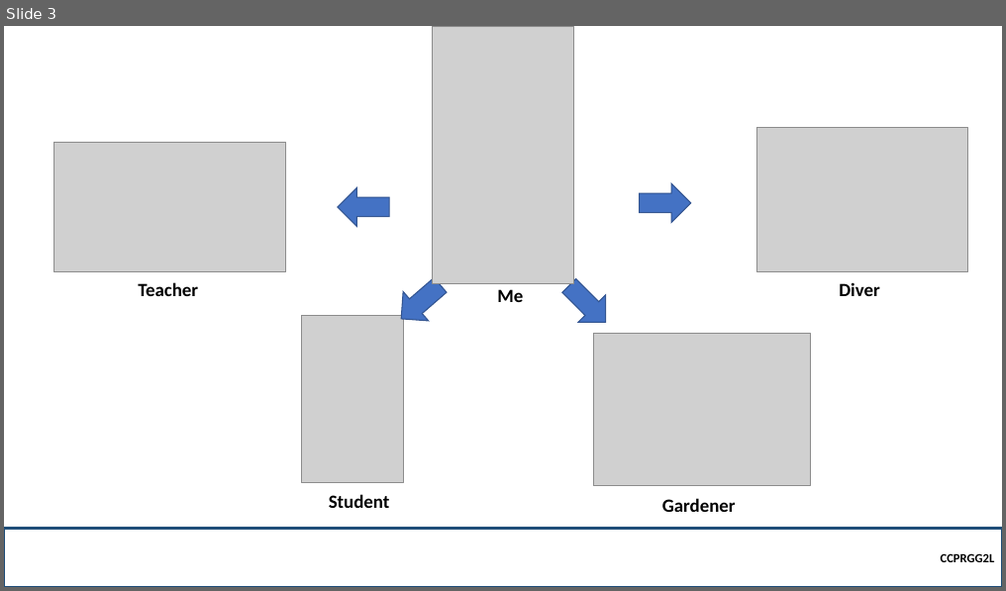
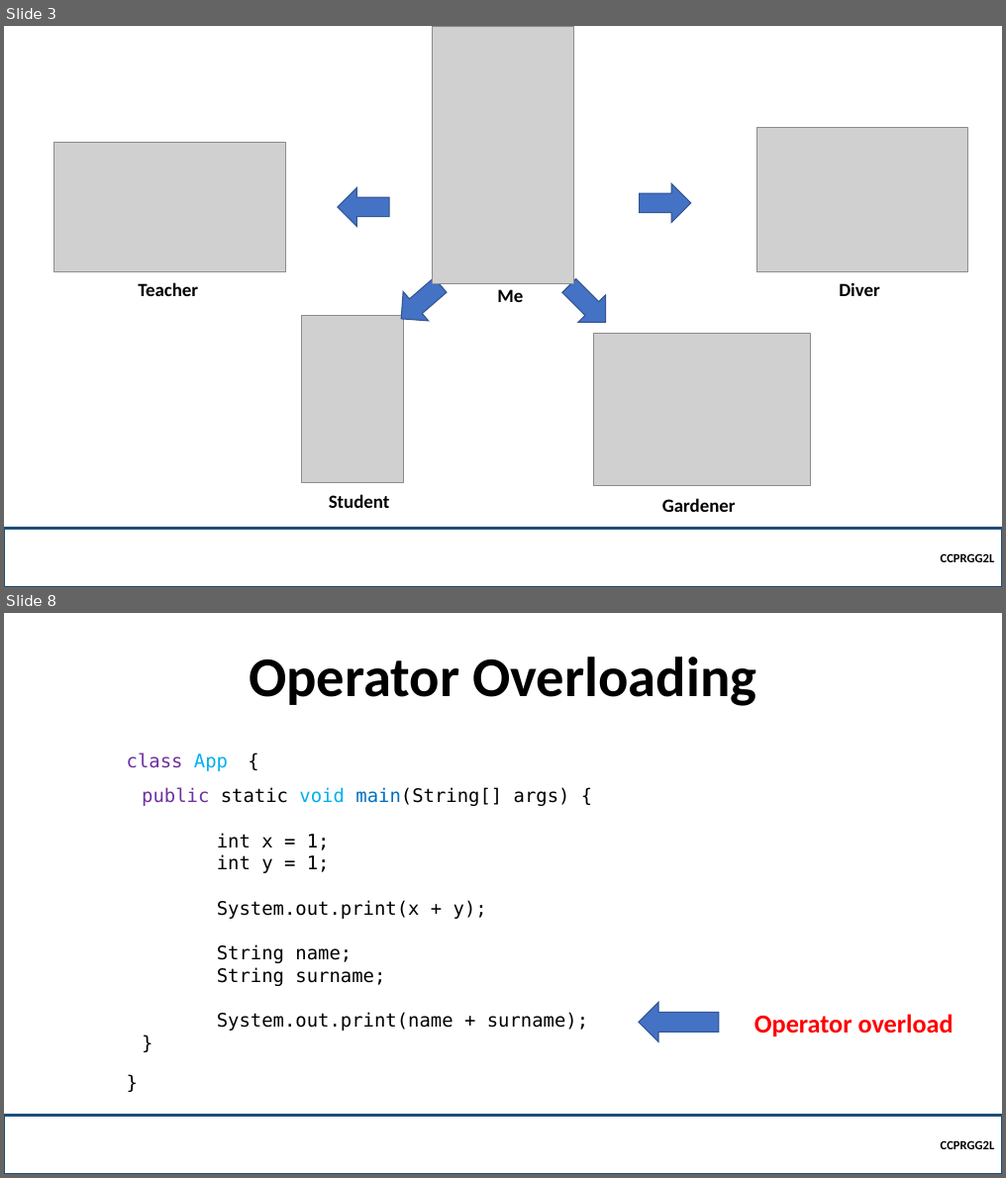
Before and after one commit to robitussin/CCPRGG2L, a slide deck: week_7-8/Polymorphism.pptx. Shown one above the other, each under a label of ours: slide 3 before the commit, slides 3 and 8 after it; the slides between them are not shown. The pictures are 1006x591 and 1006x1178 pixels, drawn with LibreOffice and Linux fonts; fonts in the diff are those of the drawing; grey boxes stand for pictures; background and template pictures are left out. Boxes give left, top, right and bottom in pixels: in the first picture for what was removed or moved away, otherwise in the second. Text is boxed around its words. In the diff, an @@ line names an element or a change of style, - is before the commit and + after.

```diff
--- a/week_7-8/Polymorphism.pptx
+++ b/week_7-8/Polymorphism.pptx
@@ slide 8 added at (4,613,1002,1174), background picture (left out) @@
@@ title added at (249,657,756,706), 54 pt, text #000000, bold @@
+Operator Overloading
@@ text added at (127,753,228,771), 18 pt, text #7030A0 @@
+class App
@@ text added at (241,746,271,775), 18 pt, text #000000 @@
+{
@@ text added at (142,787,588,1031), 18 pt, text #000000 @@
+public static void main(String[] args) {
+int x = 1;
+int y = 1;
+System.out.print(x + y);
+String name;
+String surname;
+System.out.print(name + surname);
+}
@@ left arrow added at (639,1002,719,1042), fill #4472C4, outline #325491 1 pt @@
@@ text added at (754,1014,953,1037), 25 pt, text #FF0000, bold @@
+Operator overload
@@ text added at (119,1068,150,1098), 18 pt, text #000000 @@
+}
@@ rectangle added at (4,1115,1002,1174), outline #1F4E79 2.25 pt, 12 pt, text #000000, bold @@
+CCPRGG2L
```
Also in this commit, not shown: 1 slide changed, 5 other slides added.
